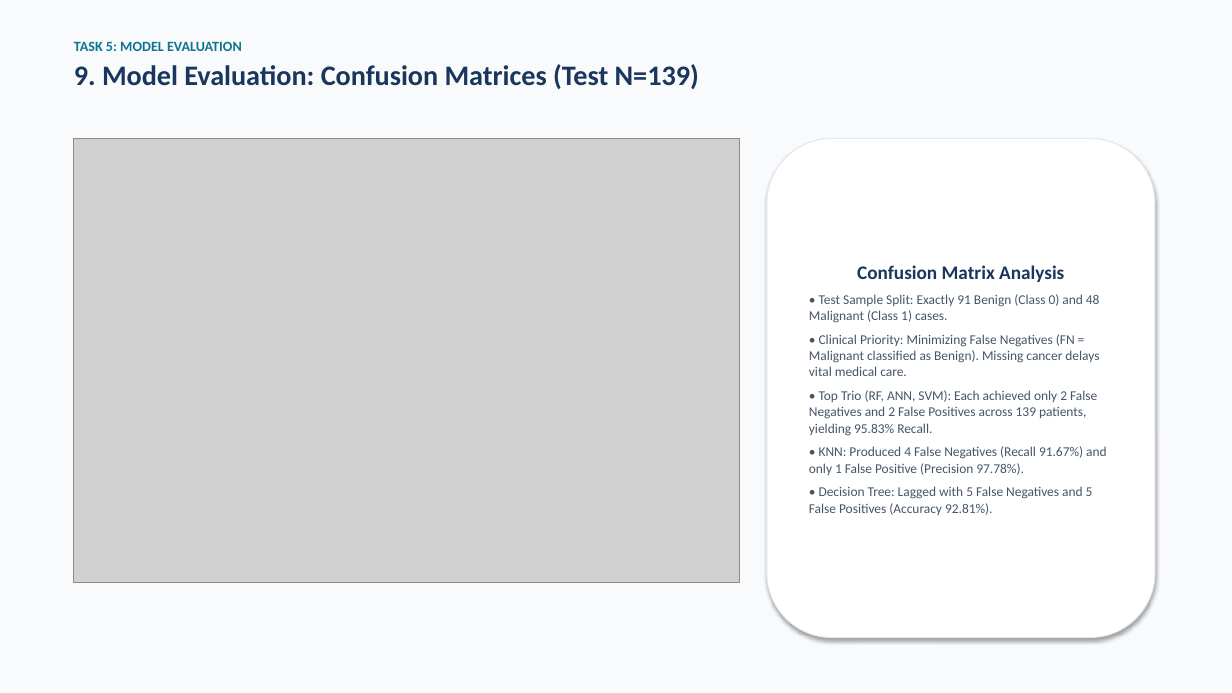
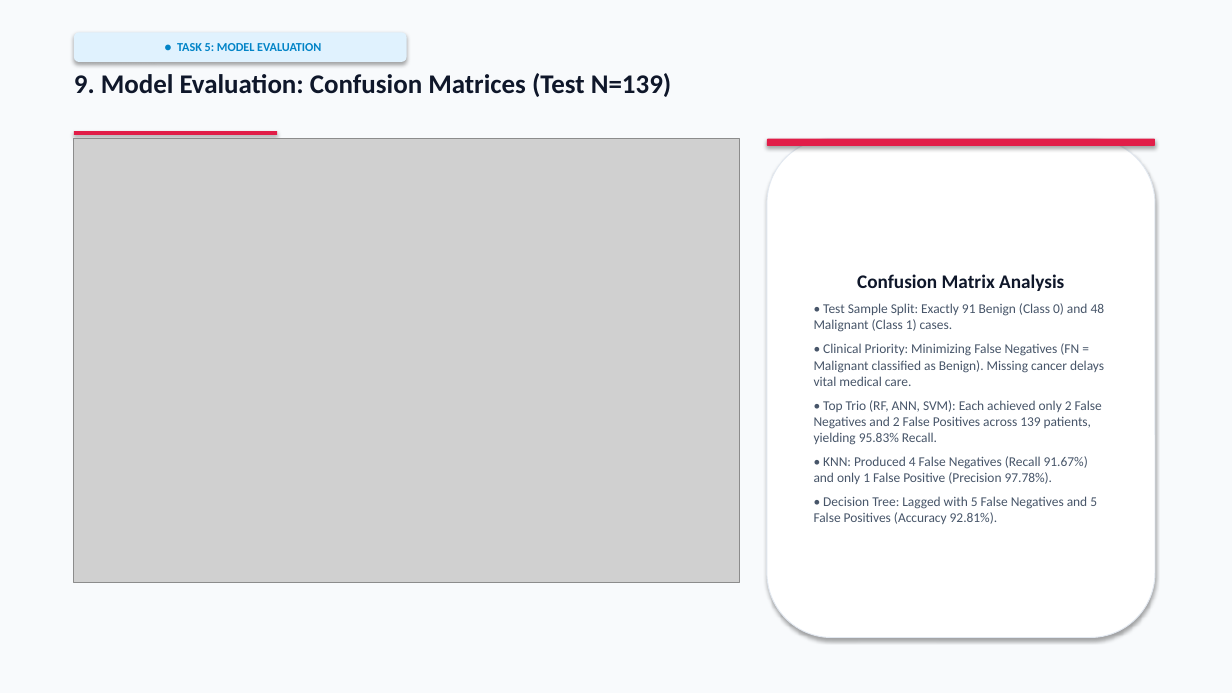
Before and after one commit to RemonAyman/advai, a slide deck: slide 10 of breast_cancer_classification_presentation.pptx. Drawn at 1232x693 pixels with LibreOffice and Linux fonts; fonts in the diff are those of the drawing; grey boxes stand for pictures. Boxes give left, top, right and bottom in pixels: in the first picture for what was removed or moved away, otherwise in the second. Text is boxed around its words. In the diff, an @@ line names an element or a change of style, - is before the commit and + after.

```diff
--- a/breast_cancer_classification_presentation.pptx
+++ b/breast_cancer_classification_presentation.pptx
@@ text at (74, 41, 242, 51): paragraph removed @@
-TASK 5: MODEL EVALUATION
@@ rounded rectangle added at (74, 32, 407, 62), fill #E0F2FE, 9.5 pt, text #0284C7, bold @@
+● TASK 5: MODEL EVALUATION
@@ text "9. Model Evaluation: Confusion Matrices ...": place and size @@
-text "9. Model Evaluation: Confusion Matrices ..." at (74, 41, 699, 89)
+text "9. Model Evaluation: Confusion Matrices ..." at (74, 73, 671, 97)
@@ text "9. Model Evaluation: Confusion Matrices ..." at (74, 73, 671, 97): size 22 to 21 pt, text colour #1A365D to #0F172A; less space between paragraphs @@
@@ rectangle added at (74, 131, 277, 135), fill #E11D48 @@
@@ rounded rectangle added at (767, 139, 1155, 146), fill #E11D48 @@
@@ text in rounded rectangle at (857, 274, 1064, 291): text colour #1A365D to #0F172A in "Confusion Matrix Analysis" @@
```
Also in this commit, not shown: 12 other slides changed, 2 other files.
